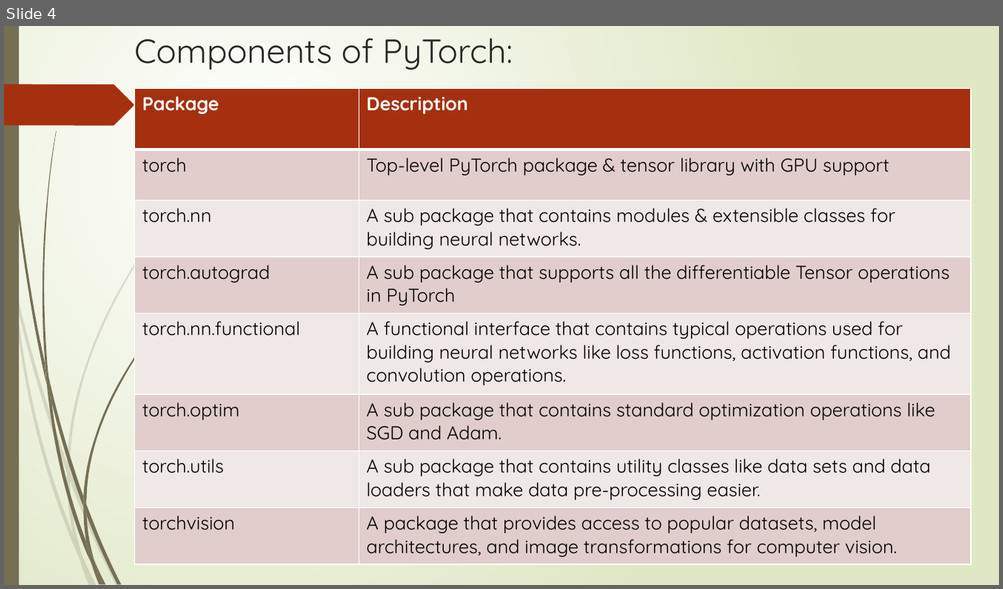
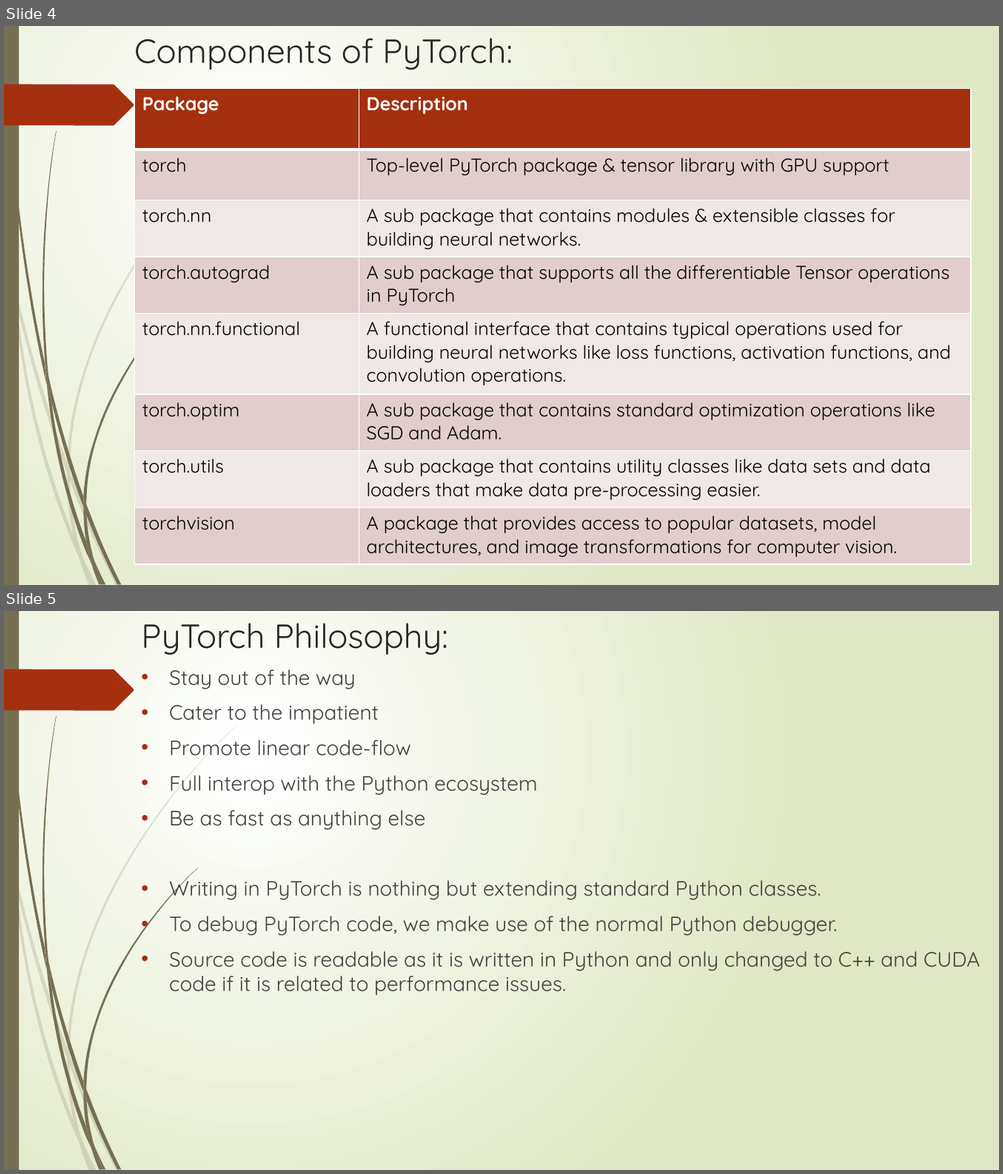
Before and after one commit to DivJAth/OOADPytorch, a slide deck: Grad_Presentation.pptx. Shown one above the other, each under a label of ours: slide 4 before the commit, slides 4 and 5 after it. The pictures are 1003x589 and 1003x1174 pixels, drawn with LibreOffice and Linux fonts; fonts in the diff are those of the drawing. Boxes give left, top, right and bottom in pixels: in the first picture for what was removed or moved away, otherwise in the second. Text is boxed around its words. In the diff, an @@ line names an element or a change of style, - is before the commit and + after.

```diff
--- a/Grad_Presentation.pptx
+++ b/Grad_Presentation.pptx
@@ slide 5 added at (4,611,999,1170), background gradient #FFFFFF to #DFE8C4; not listed: 24 template elements that a slide beside it also shows @@
@@ title added at (141,623,448,655), 32.4 pt, text #262626 @@
+PyTorch Philosophy:
@@ text added at (169,669,979,996), 20 pt, text #404040 @@
+• Stay out of the way
+• Cater to the impatient
+• Promote linear code-flow
+• Full interop with the Python ecosystem
+• Be as fast as anything else
+• Writing in PyTorch is nothing but extending standard Python classes.
+• To debug PyTorch code, we make use of the normal Python debugger.
+• Source code is readable as it is written in Python and only changed to C++ and CUDA code if it is related to performance issues.
```
Also in this commit, not shown: 12 slides changed, 1 other slide added, 3 slides removed.
